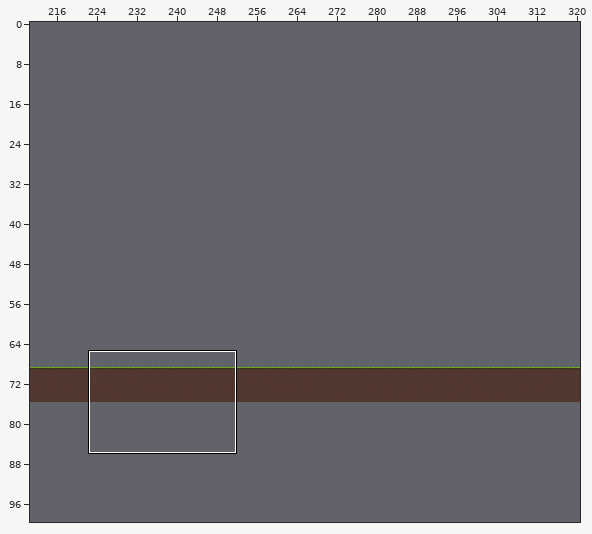
Two versions of a level (Tiled map, assets/maps/map.tmx). The first picture is a wide view before the edit; the outline marks the close-up.
Close-up. Earlier state:
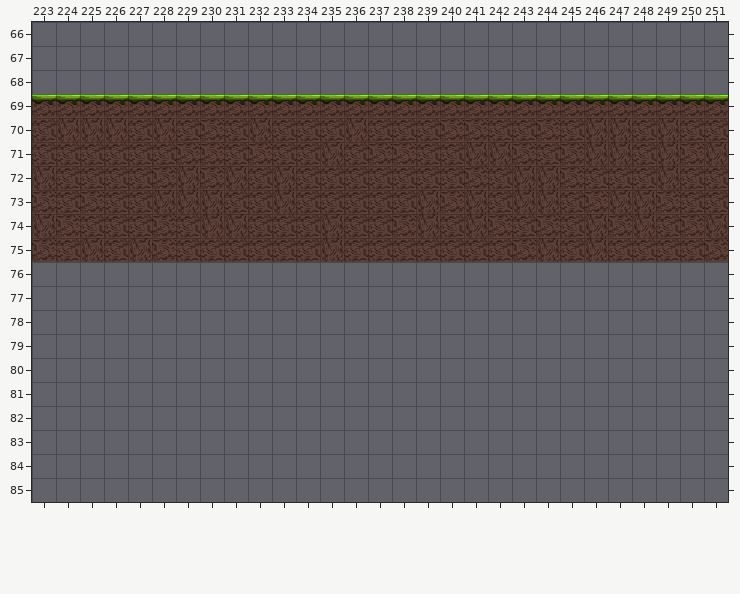
Cells are 32x32 px. Shown: x 223..251, y 66..85. The commit also changed other parts of the map, which this record leaves out.
Once edited:
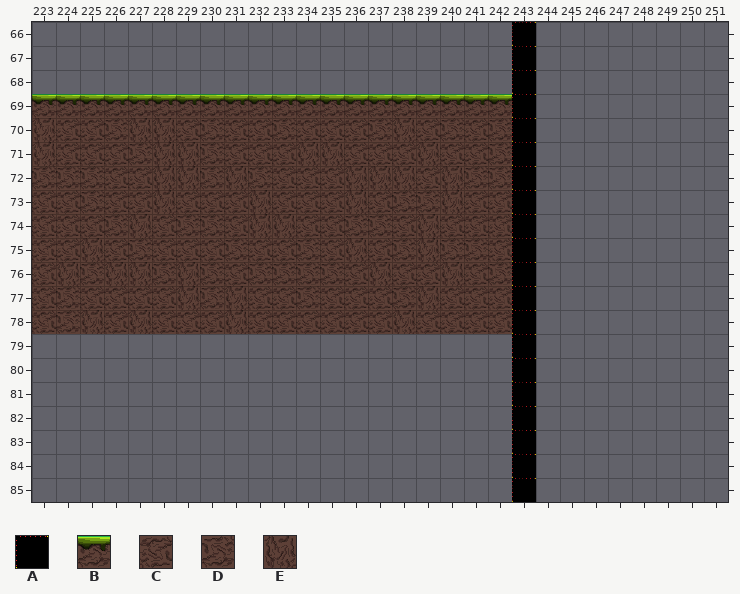
Key: from "tile": A 0, B 1, C 2, D 3, E 5.
_ is an empty cell, # one hidden under a higher layer, . an unchanged one.
The edit:
--- layer "base"
@@ x 223..251 @@
-69 .....................########
-70 CEEEC....EC..ECC..DCCDCEECECC
-71 C...CCD..D.C..DDC.EEDCDEECEDE
-72 ECC..D...CE..CCC.C.CEEDCCCECC
-73 D.....EE.CE..C.CEDE.EECDEEDCC
-74 ED.CCDCEECC.ECCD..EDCDCEDECDE
-75 D...ED..C..CEC.CCCC.DECECCCCD
+69 .....................________
+70 _____....__..___..___________
+71 _...___.._._..___.___________
+72 ___.._...__..___._.__________
+73 _.....__.__.._.____._________
+74 __.________.____..___________
+75 _...__.._..___.____._________
--- layer "hit-box"
@@ x 223..251 @@
-66 ...................._........
-67 ...................._........
-68 ...................._........
-69 ....................BBBBBBBBB
-70 _____....__..___..___........
-71 _...___.._._..___.___........
-72 ___.._...__..___._.__........
-73 _.....__.__.._.____._........
-74 __.________.____..___........
-75 _...__.._..___.____._........
-76 _____________________........
-77 _____________________........
-78 _____________________........
-79 ...................._........
-80 ...................._........
-81 ...................._........
-82 ...................._........
-83 ...................._........
-84 ...................._........
-85 ...................._........
+66 ....................A........
+67 ....................A........
+68 ....................A........
+69 ....................A________
+70 ECCDE....CD..CDE..CDA........
+71 E...DEE..C.E..CCE.CDA........
+72 DDD..E...DC..EEE.E.DA........
+73 C.....CC.EC..E.DDEC.A........
+74 CC.DECDDCEE.CDDC..CCA........
+75 C...DC..D..DCE.DEDD.A........
+76 CEDEEDEDCDDDDCECCECDA........
+77 CDCCCCEDECCDCCCDECCCA........
+78 CDECECCCECCCCCCECCCCA........
+79 ....................A........
+80 ....................A........
+81 ....................A........
+82 ....................A........
+83 ....................A........
+84 ....................A........
+85 ....................A........
Where, in picture pixels (left, top, right, bottom), the same in both close-ups:
changed: (32, 22, 728, 502)
